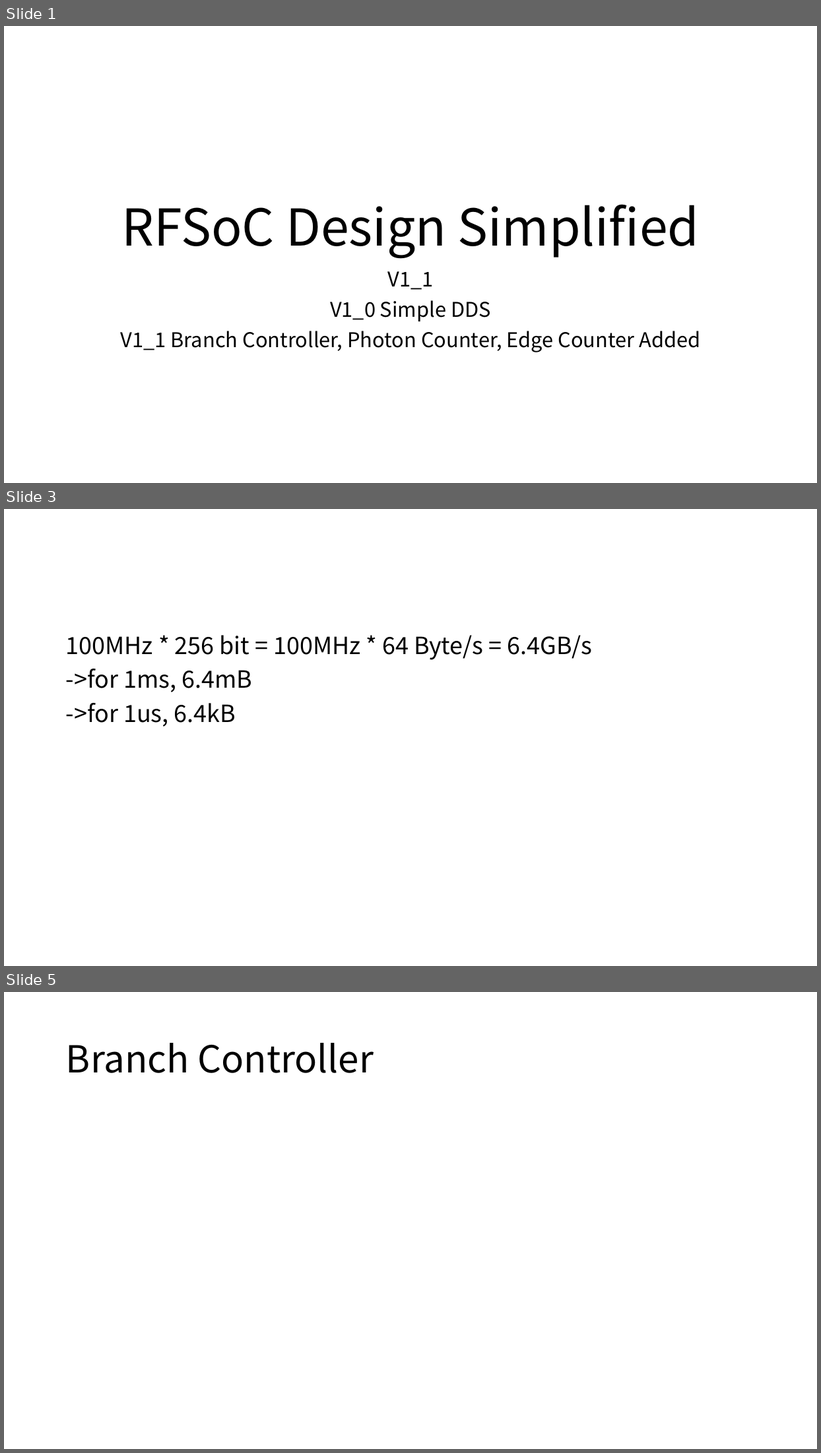
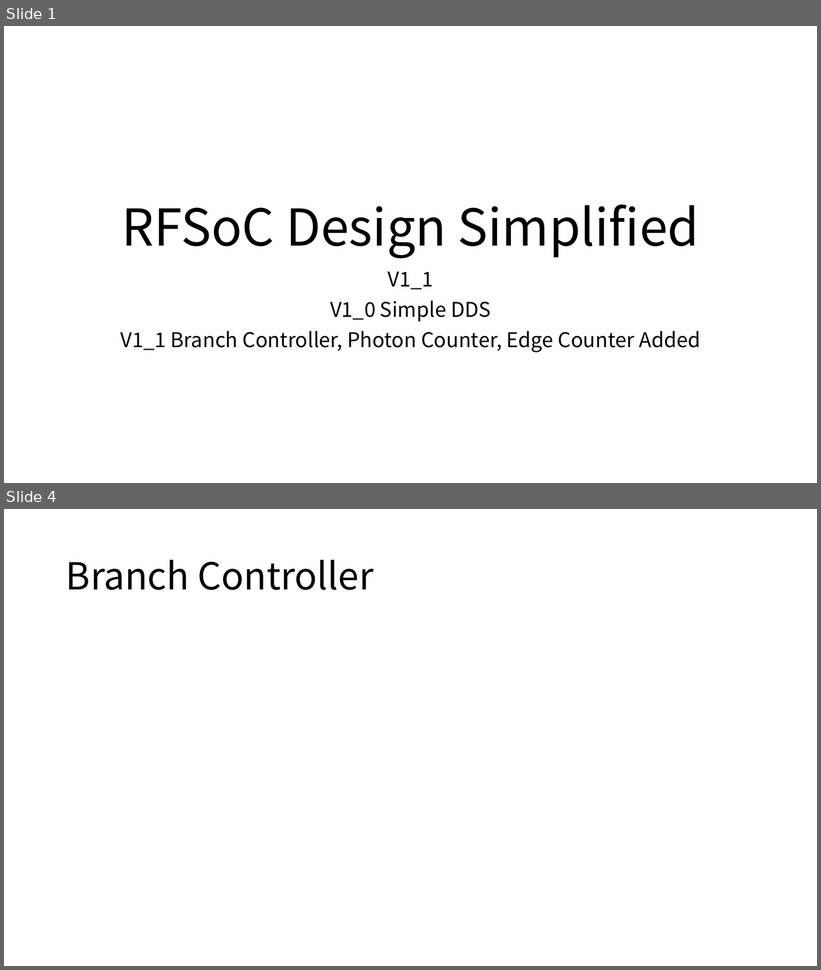
Before and after one commit to snu-quiqcl/RFSoC, a slide deck: Documents/RFSoC_Design_V1_1.pptx. Shown one above the other, each under a label of ours: slides 1, 3 and 5 before the commit, slides 1 and 4 after it; the slides between them are not shown. The pictures are 821x1453 and 821x970 pixels, drawn with LibreOffice and Linux fonts; fonts in the diff are those of the drawing. Boxes give left, top, right and bottom in pixels: in the first picture for what was removed or moved away, otherwise in the second. Text is boxed around its words. In the diff, an @@ line names an element or a change of style, - is before the commit and + after.

```diff
--- a/Documents/RFSoC_Design_V1_1.pptx
+++ b/Documents/RFSoC_Design_V1_1.pptx
@@ slide 3 removed at (4, 509, 817, 966), background #FFFFFF @@
@@ text removed at (66, 635, 593, 727) @@
-100MHz * 256 bit = 100MHz * 64 Byte/s = 6.4GB/s
-->for 1ms, 6.4mB
-->for 1us, 6.4kB
@@ what was slide 5 is now slide 4 @@
```
Also in this commit, not shown: 2 slides changed, 18 other files.
